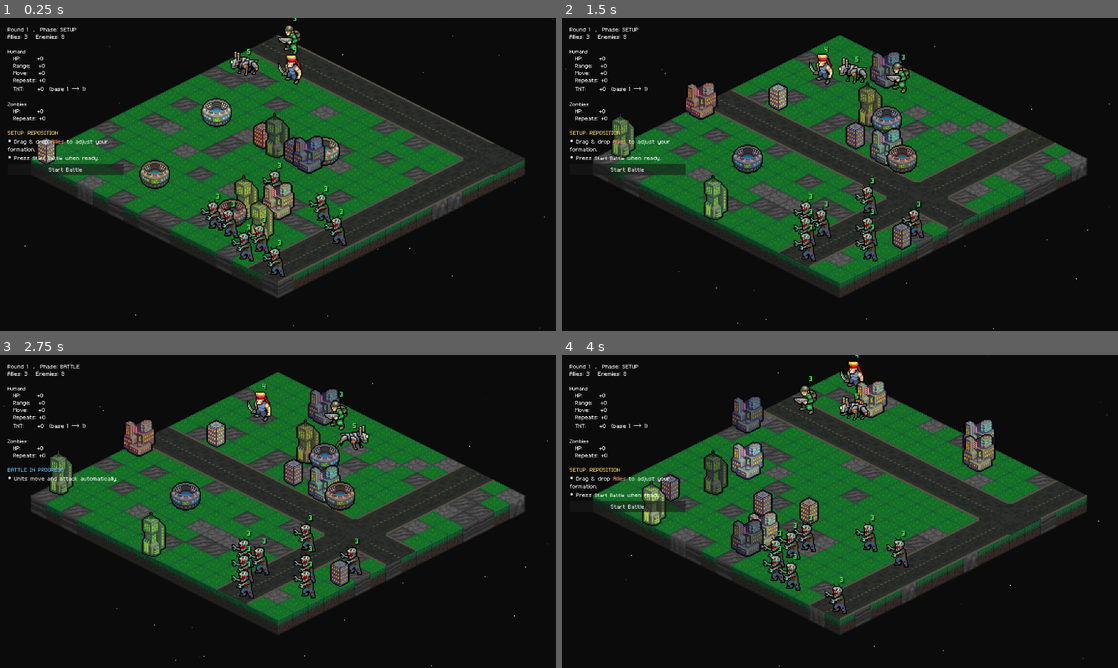
Above: before the commit, frames 1-4 (two rows, left to right).
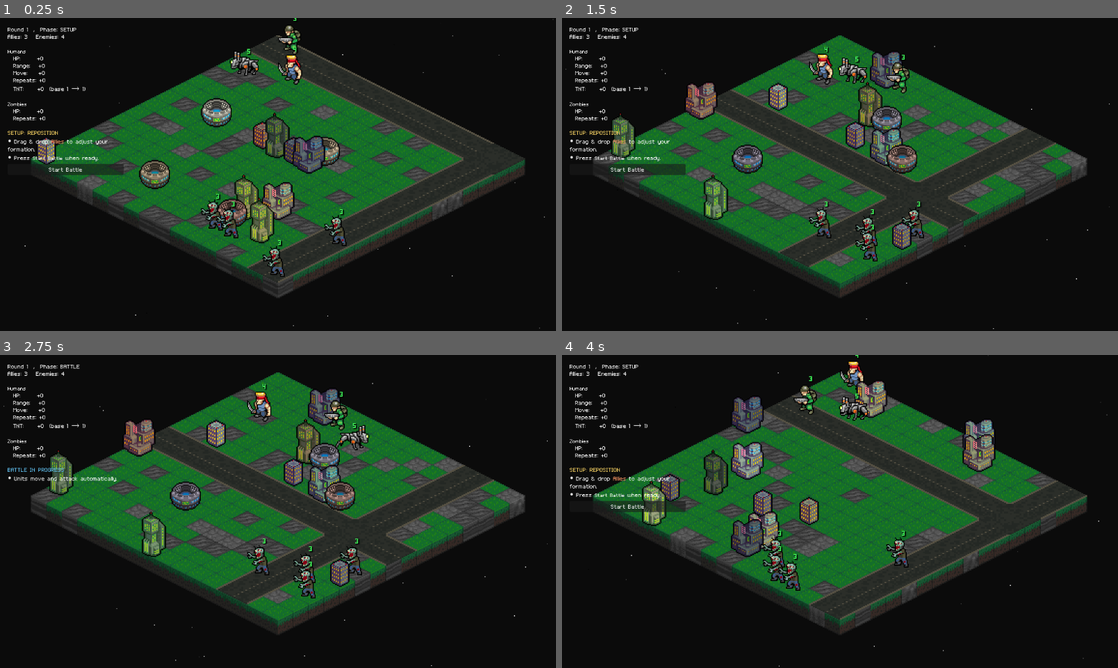
Above: after the commit, the same moments.

Repository: Tekknobot/MEKIII
Game: Godot game, scene res://scenes/Game.tscn
Two runs of this game, one before a commit and one after it. Both use one fixed random seed, a clock stepped at 60 frames per second and the inputs below.
Inputs (mouse positions are in pixels of both pictures, inside the frame that each line leads up to):
- Up to frame 1 (0.25 s): no input
- Up to frame 2 (1.5 s): click "Start Battle" at 0.5 s; tap Enter at 1.25 s; move the mouse to (962, 158) at 1.27 s; tap R at 1.35 s; click (962, 158) at 1.42 s
- Up to frame 3 (2.75 s): click "Start Battle" at 2 s
- Up to frame 4 (4 s): drag from (728, 527) to (812, 574) at 2.77 s; move the mouse to (895, 442) at 3.52 s; tap R at 3.6 s; click (895, 442) at 3.67 s

The runs differ from the first frame. In frame 1, 0.8% of the frame differs, in the area x 11-60%, y 5-78%; in frame 2, 0.7%; in frame 3, 0.7%; in frame 4, 0.8%.

Commit message:
Night push.

Diff:
--- a/scenes/Game.tscn
+++ b/scenes/Game.tscn
@@ -252,7 +252,7 @@
 target_water = 0.0
 freeze_water_chance = 0.0
 mech_count = 1
-zombie_count = 8
+zombie_count = 4
 human_scene = ExtResource("2_s0nni")
 human2_scene = ExtResource("3_1gdd5")
 mech_scene = ExtResource("3_aug50")
@@ -324,14 +324,20 @@
 layer_1/name = "Layer1"
 
 [node name="MoveRange" type="TileMap" parent="."]
+z_index = 1
+z_as_relative = false
 tile_set = SubResource("TileSet_kyk2p")
 format = 2
 
 [node name="AttackRangeSmall" type="TileMap" parent="."]
+z_index = 1
+z_as_relative = false
 tile_set = SubResource("TileSet_bneo8")
 format = 2
 
 [node name="AttackRangeBig" type="TileMap" parent="."]
+z_index = 1
+z_as_relative = false
 tile_set = SubResource("TileSet_bneo8")
 format = 2
 
